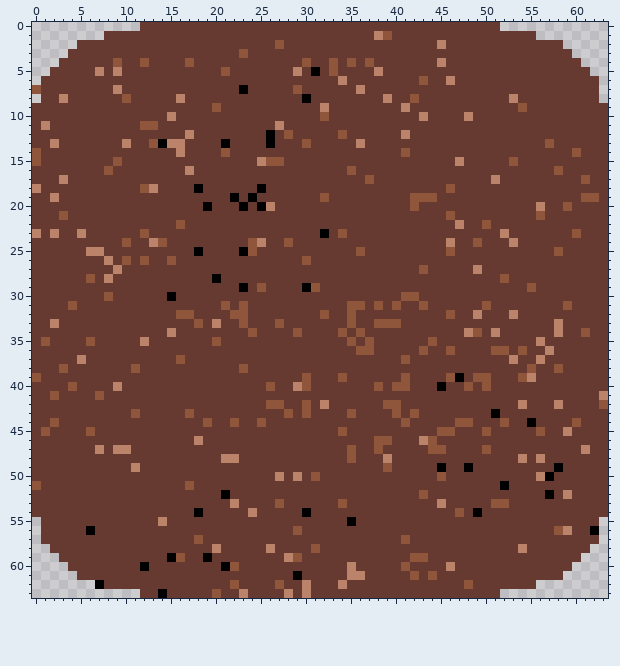
Pixel-art sprite, stored at art/dirt_tile.png. Above is the file before it was changed.
The file is 64x64 pixels.
The result:
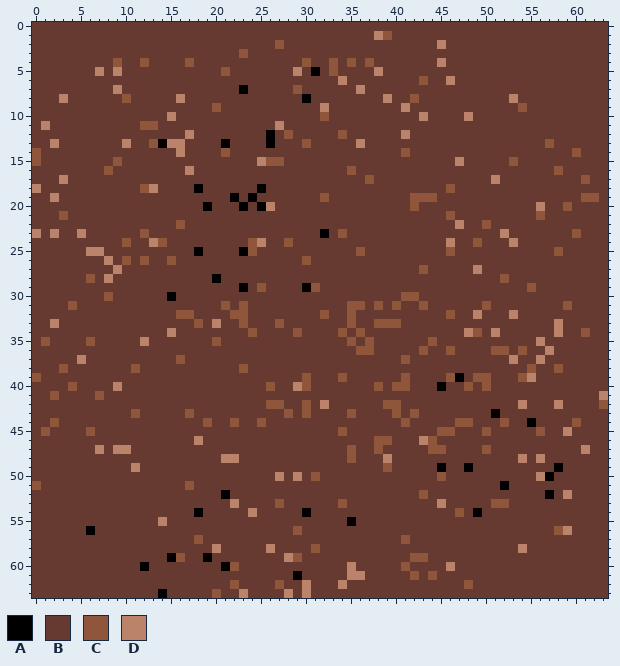
Palette (. is transparent): A #000000  B #663931  C #8f563b  D #bb846a
From the commit log: added dirt and air tiles
From old to new:
y 0: x 0..11 ............ -> BBBBBBBBBBBB; x 52..63 ............ -> BBBBBBBBBBBB
y 1: x 0..7 ........ -> BBBBBBBB; x 56..63 ........ -> BBBBBBBB
y 2: x 0..4 ..... -> BBBBB; x 59..63 ..... -> BBBBB
y 3: x 0..3 .... -> BBBB; x 60..63 .... -> BBBB
y 4: x 0..2 ... -> BBB; x 61..63 ... -> BBB
y 5: x 0..1 .. -> BB; x 62..63 .. -> BB
y 6: x 0 . -> B; x 63 . -> B
y 7: x 0 C -> B; x 63 . -> B
y 8: x 0 . -> B; x 63 . -> B
y 55: x 0 . -> B; x 63 . -> B
y 56: x 0 . -> B; x 62..63 A. -> BB
y 57: x 0 . -> B; x 63 . -> B
y 58: x 0..1 .. -> BB; x 62..63 .. -> BB
y 59: x 0..2 ... -> BBB; x 61..63 ... -> BBB
y 60: x 0..3 .... -> BBBB; x 60..63 .... -> BBBB
y 61: x 0..4 ..... -> BBBBB; x 59..63 ..... -> BBBBB
y 62: x 0..7 .......A -> BBBBBBBB; x 56..63 ........ -> BBBBBBBB
y 63: x 0..11 ............ -> BBBBBBBBBBBB; x 52..63 ............ -> BBBBBBBBBBBB
